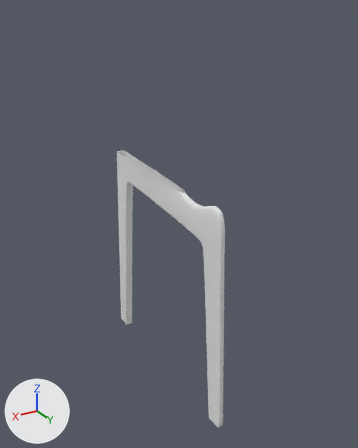
A saved change to the Blender file Chair/Chair.blend.
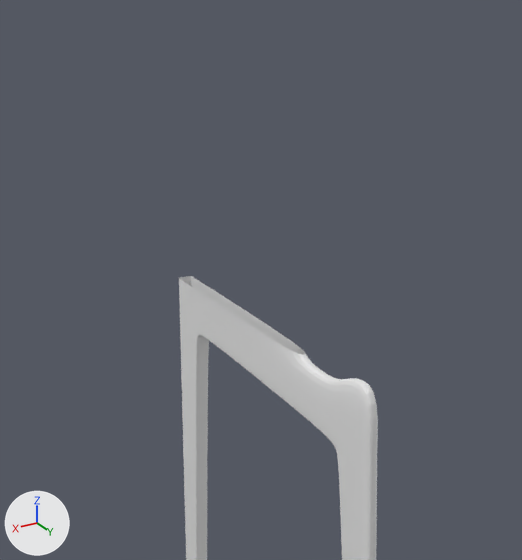
Old and new are each drawn whole from a 50 mm lens placed at (3.55, 5.49, 3.81), pointed at (1.15, 1.5, 1.82) and again close up on the part from 5% to 85% of the width and 0% to 68% of the height. The axes (+X, +Y, +Z) are drawn at lower left. The lights are the same throughout.

Script lines for the objects in view, before the commit:
```python
me_cube_001 = bpy.data.meshes.new('Cube.001')
me_cube_001.from_pydata(...)  # 79 vertices, 58 faces, 7 loose edges; spans x 0.0..0.07, y -0.77..2.9, z -2.52..1.24
ob_cube = bpy.data.objects.new('Cube', me_cube_001)
ob_cube.location = (1.269, 0.724, 1.57)
ob_cube.scale = (0.624, 0.624, 0.624)
_m = ob_cube.modifiers.new('Subdivision', 'SUBSURF')
_m.levels = 3
_m = ob_cube.modifiers.new('Mirror', 'MIRROR')
_m.use_clip = True
```
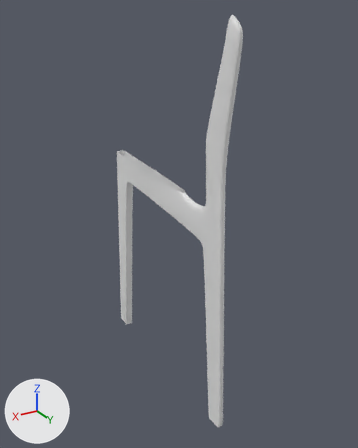
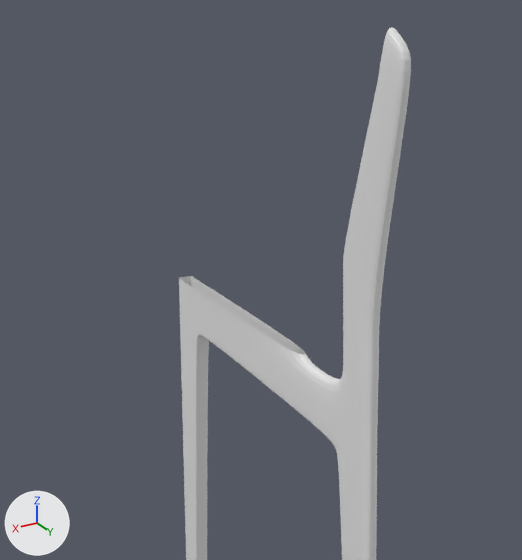
Edits to the scene script, one JSON object a line:
```json
{"block": "me_cube_001", "where": "# used by ob_cube; location = (1.269, 0.724, 1.57); scale = (0.624, 0.624, 0.624)"}
{"op": "remove", "block": "me_cube_001", "code": "me_cube_001.from_pydata(...)  # 79 vertices, 58 faces, 7 loose edges; spans x 0.0..0.07, y -0.77..2.9, z -2.52..1.24"}
{"op": "add", "block": "me_cube_001", "code": "me_cube_001.from_pydata(...)  # 99 vertices, 71 faces, 10 loose edges; spans x 0.0..0.07, y -0.77..2.93, z -2.52..3.55"}
{"block": "me_cube_001", "change": "me_cube_001 part 1"}
{"block": "me_cube_001", "change": "1 face is deleted"}
{"block": "me_cube_001", "change": "2 vertices move from x 0.0..0.07, y 2.71, z 1.22 to x 0.0..0.07, y 2.7, z 1.11"}
{"block": "me_cube_001", "change": "20 vertices are added at x 0.0..0.07, y 2.29..2.93, z 1.21..3.55"}
{"block": "me_cube_001", "change": "3 loose edges are added"}
{"block": "me_cube_001", "change": "14 new faces join them"}
```

Changed parts and their boxes (x1, y1, x2, y2) in the close-ups (522 x 560 px):
```json
{"object": "Cube", "change": "reshaped", "before": [179, 276, 378, 560], "after": [179, 28, 411, 560]}
{"part": 1, "of": "me_cube_001", "change": "built on", "before": [339, 378, 378, 447], "after": [339, 28, 411, 449]}
```
